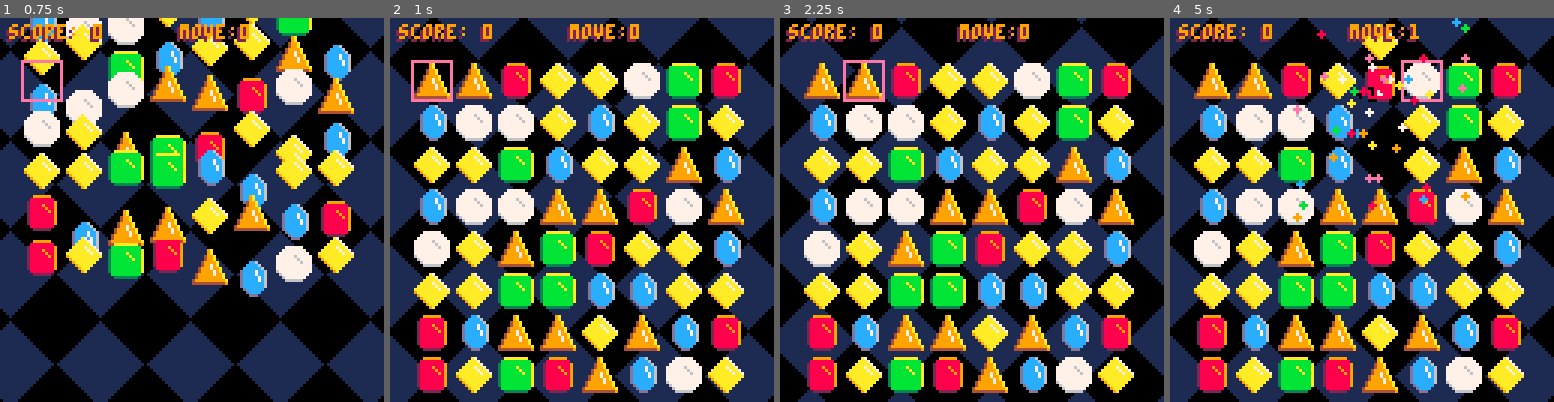
Above: before the commit, frames 1-4 (left to right).
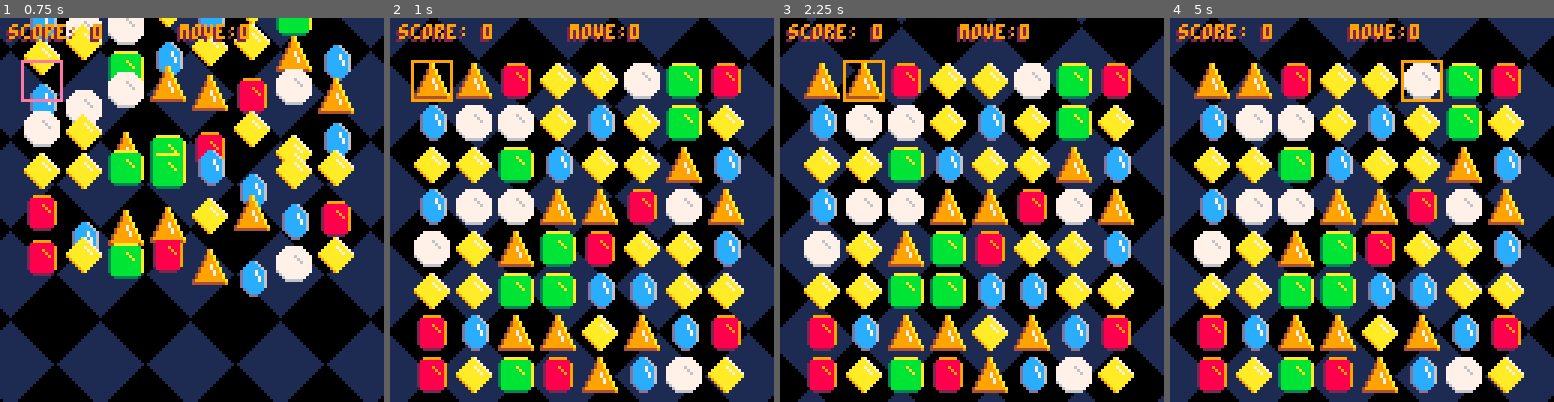
Above: after the commit, the same moments.

Repository: LuosRestil/pico8
Game: PICO-8 cartridge match3/match3.p8
Two runs of this game, one before a commit and one after it. Both use one fixed random seed, a clock stepped at 60 frames per second and the inputs below.
Inputs:
- Up to frame 1 (0.75 s): tap X (X key) at 0.33 s; tap O (Z key) at 0.7 s
- Up to frame 2 (1 s): no input
- Up to frame 3 (2.25 s): tap X (X key) at 1.07, 1.85 s; hold Right 1.6-2.1 s; tap O (Z key) at 1.7, 2.1 s; hold Up from 2.15 s (still down)
- Up to frame 4 (5 s): release Up at 2.42 s; hold Right 2.47-3.03 s; tap O (Z key) every 0.4 s from 2.5 to 4.9 s; tap X (X key) at 2.97, 4.08 s; hold Left 3.08-3.58 s; hold Down 3.63-3.97 s; hold Right 4.02-4.68 s; hold Up from 4.73 s (still down)

Frame 1 is identical in both runs. In frame 2, 0.3% of the frame differs, in the area x 5-17%, y 10-22%; in frame 3, 0.3%; in frame 4, 4.0%, in the area x 32-79%, y 0-54%.

Commit message:
match3, nicer movement

Diff:
--- a/match3/match3.p8
+++ b/match3/match3.p8
@@ -7,7 +7,7 @@
 padx=jsize/2
 pady=jsize
 curr={0,0}
-jspr={1,3,5,7,9,11}
+jspr=split("1,3,5,7,9,11")
 jgrid={}
 selected=nil
 gravity=0.4
@@ -16,13 +16,9 @@
 ps={} --particles
 txt={}
 
-bgosx=0
-bgosy=0
-
-score=0
-mvscore=0
-mul=0
-max_move=0
+bgosx,bgosy=0,0
+
+score,mvscore,mul,max_move=0,0,0,0
 
 function _init()
 	init_jgrid()
@@ -37,20 +33,15 @@
 	--clamp cursor to grid
 	curr[1]=mid(curr[1],0,w-1)
 	curr[2]=mid(curr[2],0,h-1)
+	if selected~= nil then
+		swap(selected,curr)
+	end
 
 	--select and swap
-	if btnp(🅾️) then
-		if selected==nil then
-			selected={curr[1],curr[2]}
-		else
-			swap(selected,curr)
-		end
-	end
-
-	--cancel select
-	if btnp(❎) then
+	if btn(🅾️) then
+		selected={curr[1],curr[2]}
+	else
 		selected=nil
-		mul=0
 	end
 
 	animate()
@@ -113,6 +104,7 @@
 		add(grid,{})
 		for c=1,w do
 			local gen=true
+			--ensure no matches
 			while gen do
 				gen=false
 				local nj=new_jewel()
@@ -504,6 +496,18 @@
 		end
 	end
 	return false
+end
+
+function has_moves()
+	--[[
+	todo
+	for each jewel
+		for each possible direction
+			move jewel
+			if a match is formed
+				return true
+	return false
+	]]
 end
 -->8
 --meta
